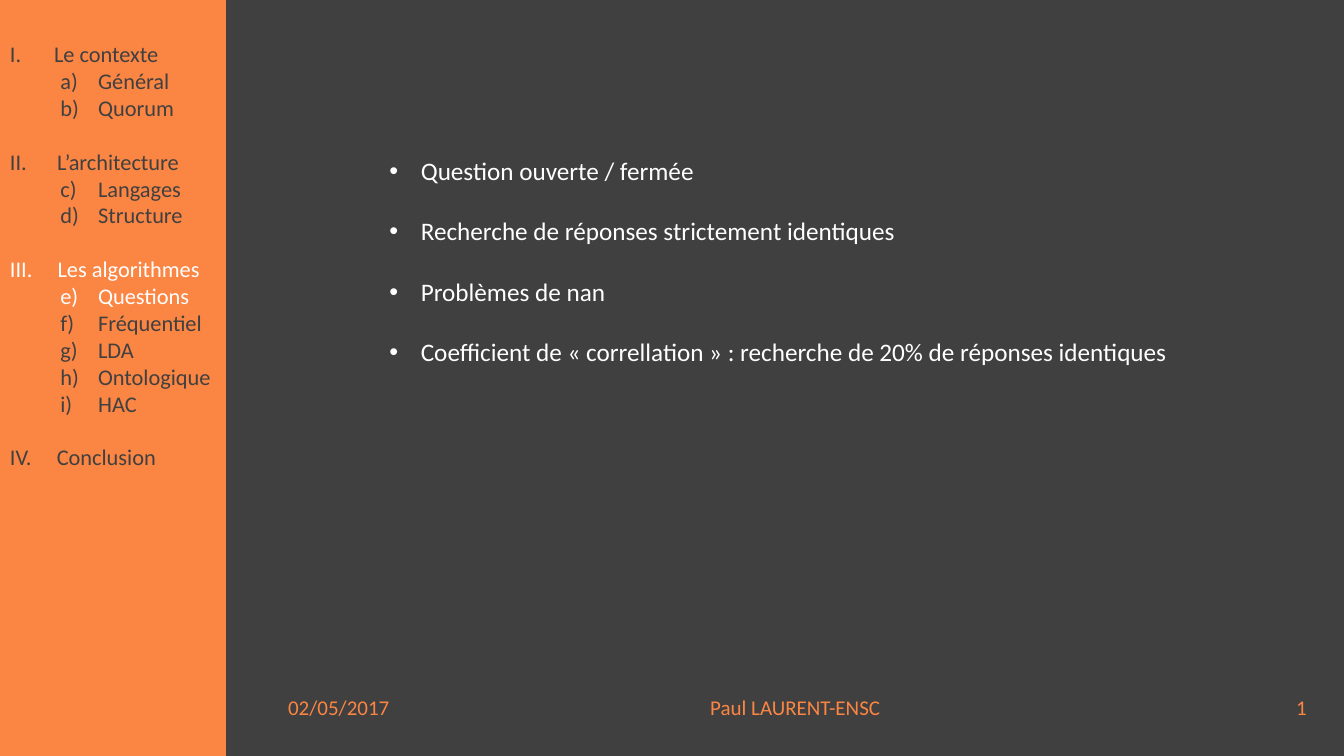
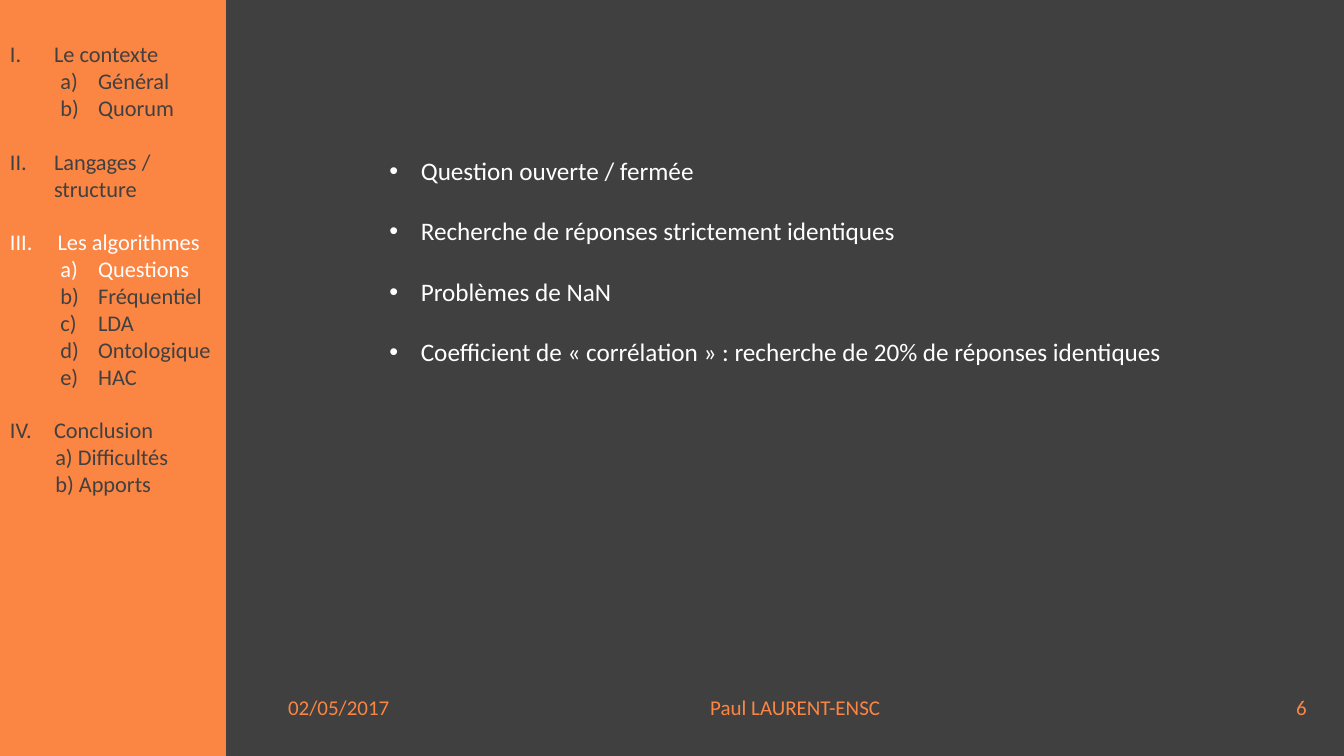
Before and after one commit to paullaurent/verbatim, a slide deck: slide 6 of Présentation2.pptx (slide 7 before the commit). Drawn at 1344x756 pixels with LibreOffice and Linux fonts; fonts in the diff are those of the drawing. Boxes give left, top, right and bottom in pixels: in the first picture for what was removed or moved away, otherwise in the second. Text is boxed around its words. In the diff, an @@ line names an element or a change of style, - is before the commit and + after.

```diff
--- a/Présentation2.pptx
+++ b/Présentation2.pptx
@@ text at (x1=54, y1=155, x2=137, y2=197): text changed @@
-II. L’architecture
-  a) Langages
-  b) Structure
+II. Langages / structure
@@ text at (x1=421, y1=283, x2=1160, y2=365): text changed @@
-• Problèmes de nan
-• Coefficient de « correllation » : recherche de 20% de réponses identiques
+• Problèmes de NaN
+• Coefficient de « corrélation » : recherche de 20% de réponses identiques
@@ text at (x1=54, y1=422, x2=168, y2=496): text changed @@
-IV. Conclusion
+IV. Conclusion
+a) Difficultés
+b) Apports
@@ text at (x1=288, y1=700, x2=1307, y2=716): text changed @@
-02/05/2017 Paul LAURENT-ENSC 1
+02/05/2017 Paul LAURENT-ENSC 6
```
Also in this commit, not shown: 7 other slides changed, 4 slides added.
